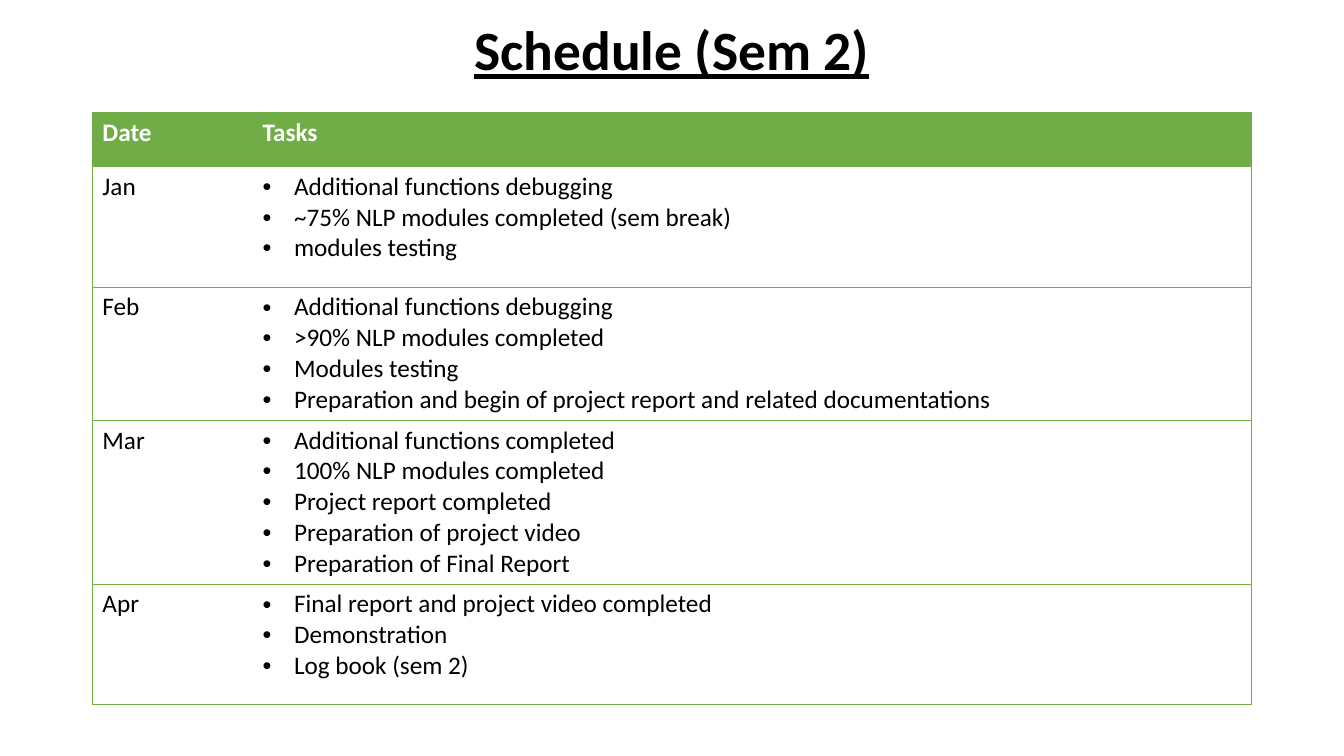
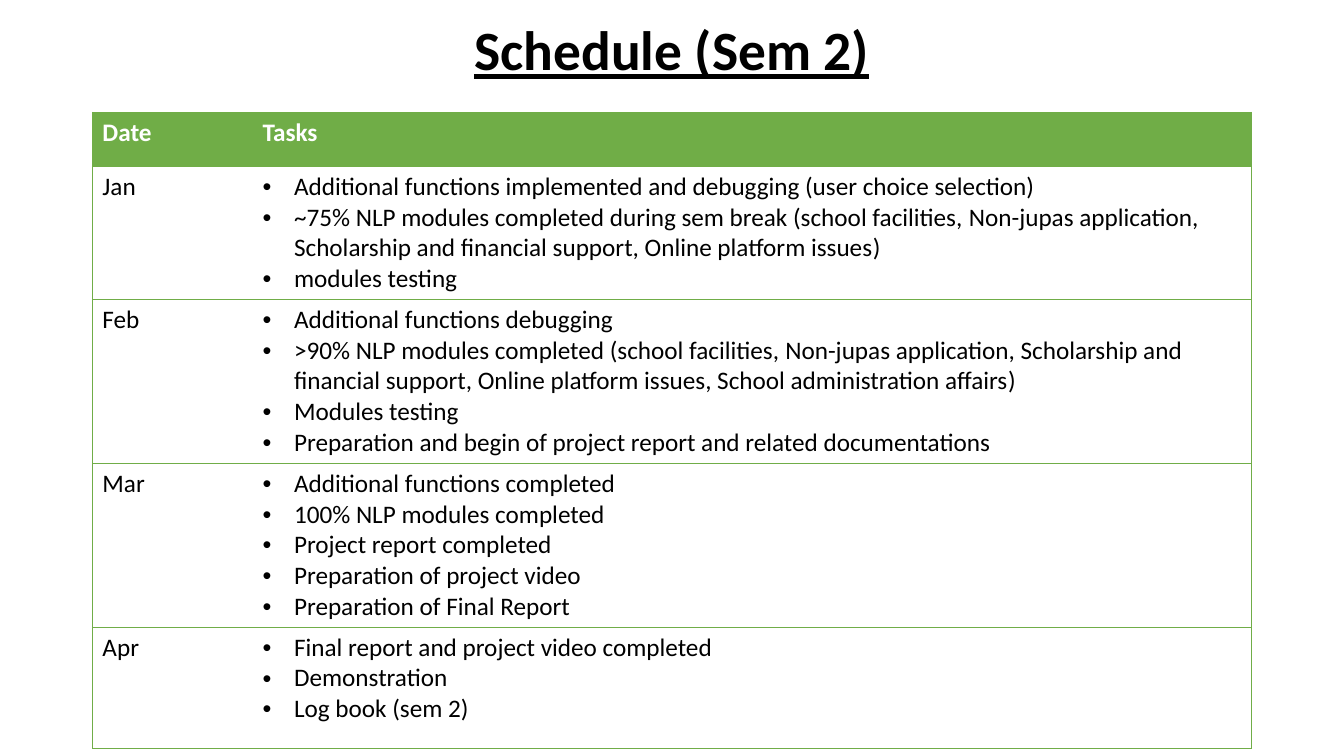
Before and after one commit to casey46ckc/Asso-yr2-FYP, a slide deck: slide 16 of fyp powerpoint/Fyp_revised_v1.1.pptx. Drawn at 1344x756 pixels with LibreOffice and Linux fonts; fonts in the diff are those of the drawing; background and template pictures are left out. Boxes give left, top, right and bottom in pixels: in the first picture for what was removed or moved away, otherwise in the second. Text is boxed around its words. In the diff, an @@ line names an element or a change of style, - is before the commit and + after.

```diff
--- a/fyp powerpoint/Fyp_revised_v1.1.pptx
+++ b/fyp powerpoint/Fyp_revised_v1.1.pptx
@@ table at [93,112,1252,740] @@
-row 2, column 2: Additional functions debugging / ~75% NLP modules completed (sem break) / modules testing
+row 2, column 2: Additional functions implemented and debugging (user choice selection) / ~75% NLP modules completed during sem break (school facilities, Non-jupas application, Scholarship and financial support, Online platform issues) / modules testing
-row 3, column 2: Additional functions debugging / >90% NLP modules completed / Modules testing / Preparation and begin of project report and related documentations
+row 3, column 2: Additional functions debugging / >90% NLP modules completed (school facilities, Non-jupas application, Scholarship and financial support, Online platform issues, School administration affairs) / Modules testing / Preparation and begin of project report and related documentations
```
Also in this commit, not shown: 3 other slides changed, 2 other files.
